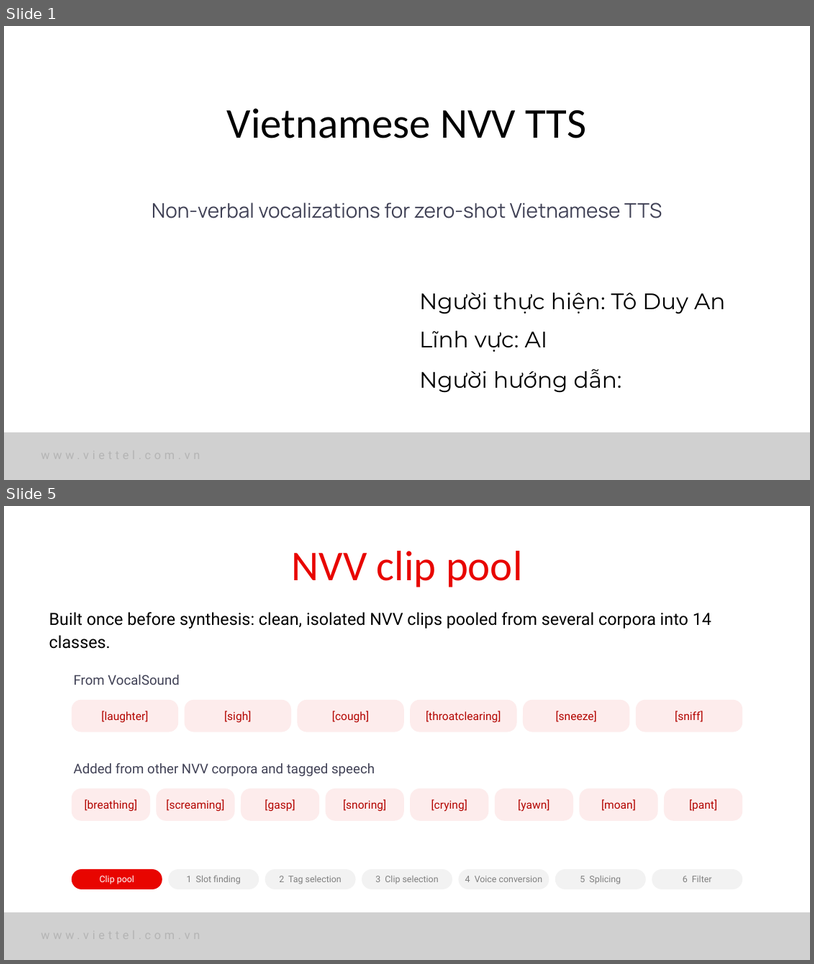
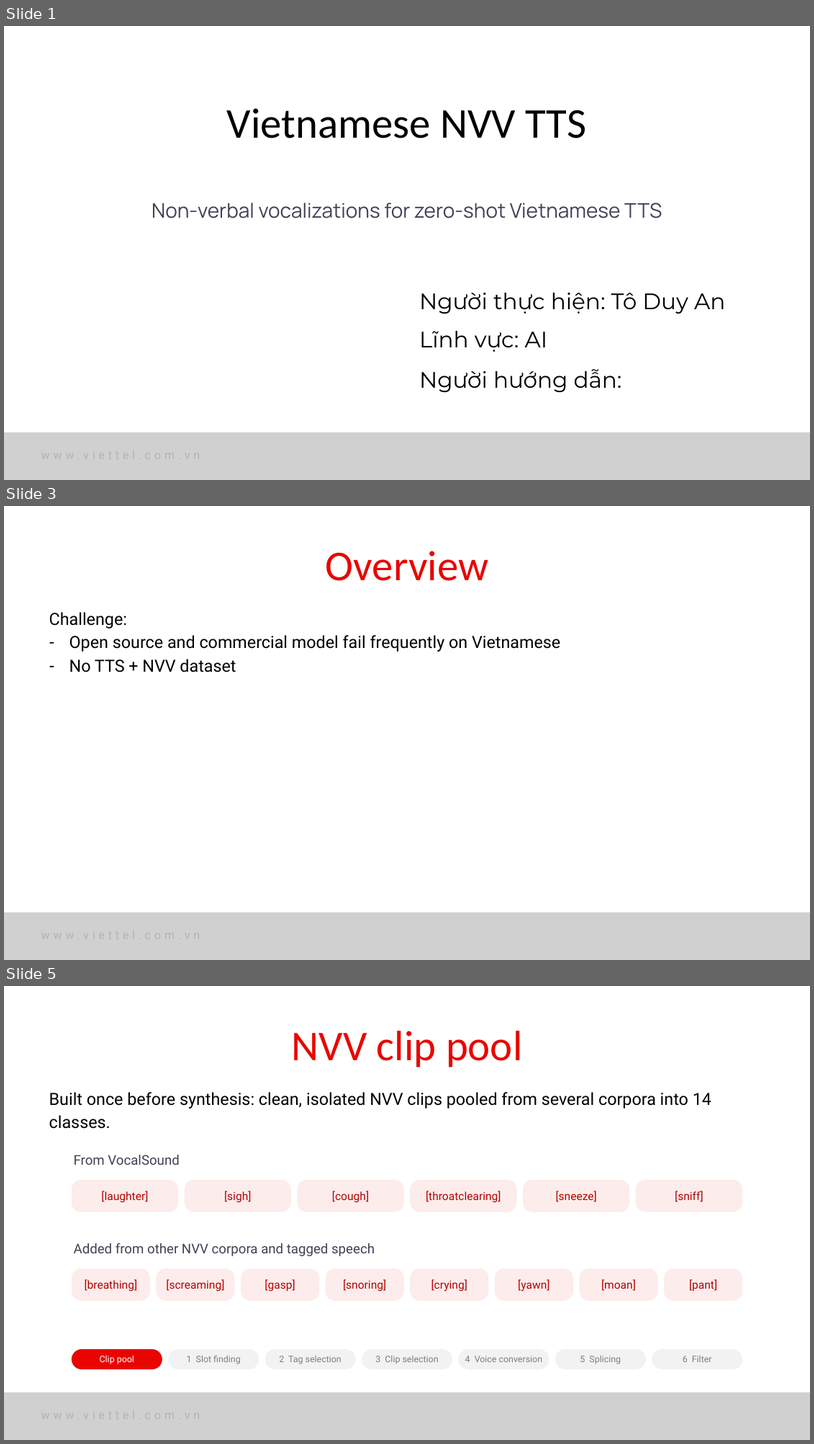
Before and after one commit to nhakanasi/VDT_GD2, a slide deck: Method.pptx. Shown one above the other, each under a label of ours: slides 1 and 5 before the commit, slides 1, 3 and 5 after it; the slides between them are not shown. The pictures are 814x964 and 814x1444 pixels, drawn with LibreOffice and Linux fonts; fonts in the diff are those of the drawing; grey boxes stand for pictures; background and template pictures are left out. Boxes give left, top, right and bottom in pixels: in the first picture for what was removed or moved away, otherwise in the second. Text is boxed around its words. In the diff, an @@ line names an element or a change of style, - is before the commit and + after.

```diff
--- a/Method.pptx
+++ b/Method.pptx
@@ slide 3 added at (4,506,810,960), background #FFFFFF @@
@@ text added at (326,551,489,581), 75.8 pt, text #E80500 @@
+Overview
@@ text added at (49,612,561,672), 30 pt, text #000000 @@
+Challenge:
+– Open source and commercial model fail frequently on Vietnamese
+– No TTS + NVV dataset
@@ picture added at (4,912,810,960) @@
@@ picture added at (680,925,766,944) @@
```
Also in this commit, not shown: 5 slides changed, 6 other slides added, 4 slides removed.
